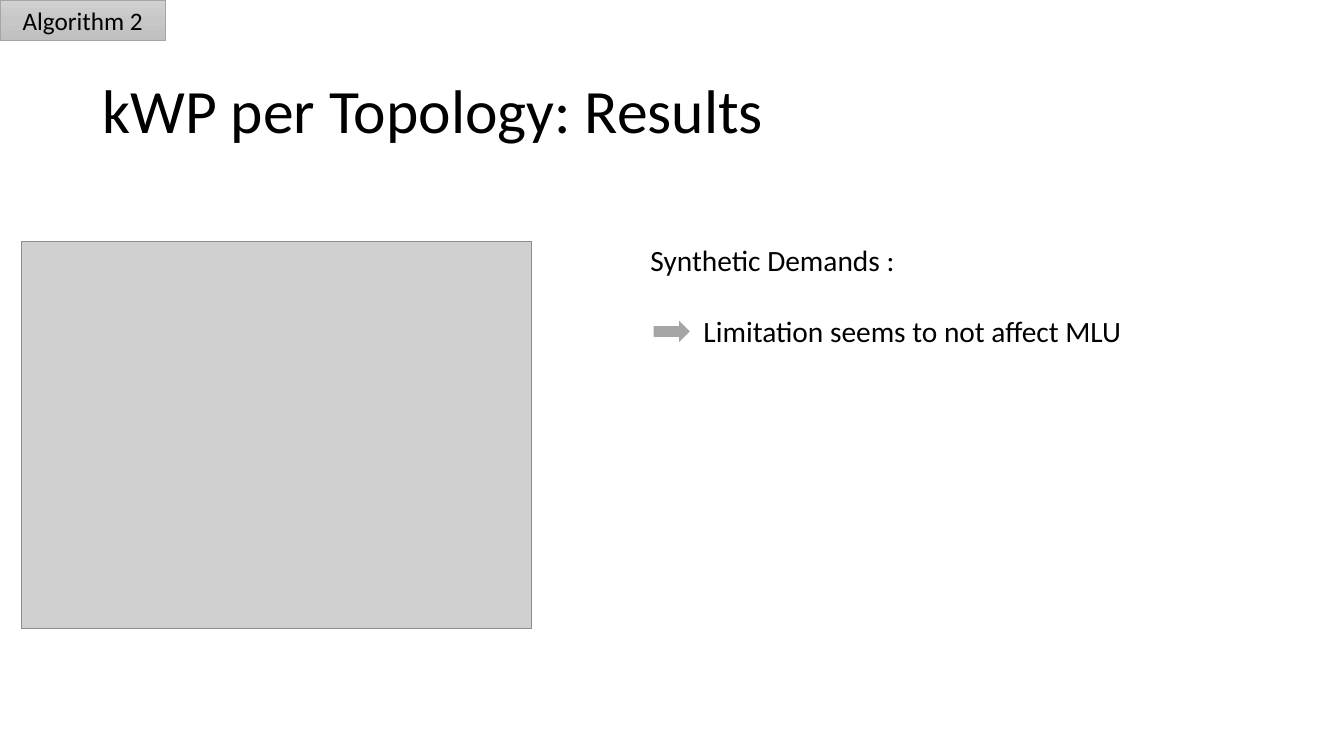
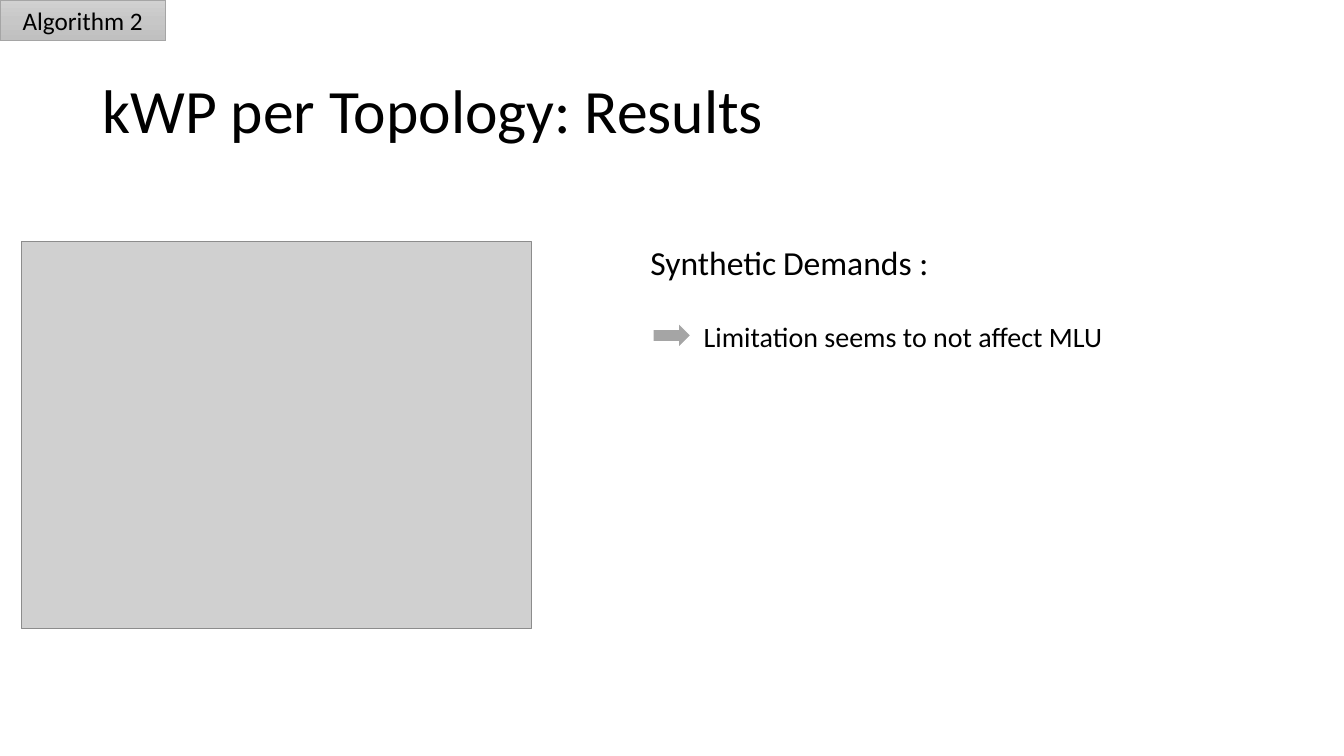
Before and after one commit to gajanns/Fachprojekt_Code, a slide deck: slide 15 of Presentation/Fachprojekt_Presentation1_Final.pptx. Drawn at 1344x756 pixels with LibreOffice and Linux fonts; fonts in the diff are those of the drawing; grey boxes stand for pictures; background and template pictures are left out. Boxes give left, top, right and bottom in pixels: in the first picture for what was removed or moved away, otherwise in the second. Text is boxed around its words. In the diff, an @@ line names an element or a change of style, - is before the commit and + after.

```diff
--- a/Presentation/Fachprojekt_Presentation1_Final.pptx
+++ b/Presentation/Fachprojekt_Presentation1_Final.pptx
@@ text "Synthetic Demands :" at bbox=[650, 251, 1102, 348]: size 21 to 24 pt in "Synthetic Demands :"; size 21 to 20 pt in "Limitation seems to not affect MLU" @@
@@ right arrow: place and size @@
-right arrow at bbox=[653, 319, 692, 344]
+right arrow at bbox=[653, 323, 692, 348]
```
Also in this commit, not shown: 5 other slides changed.
